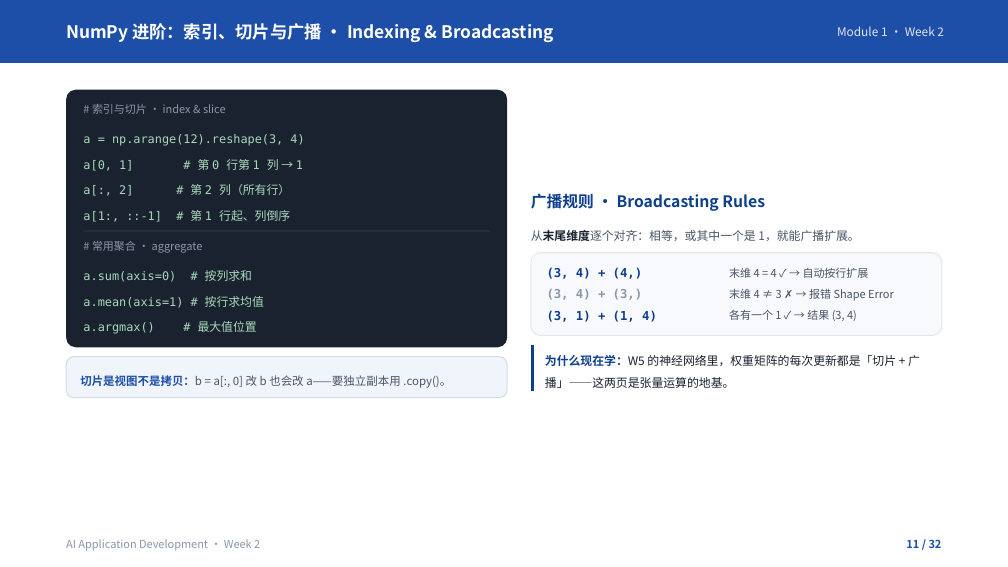
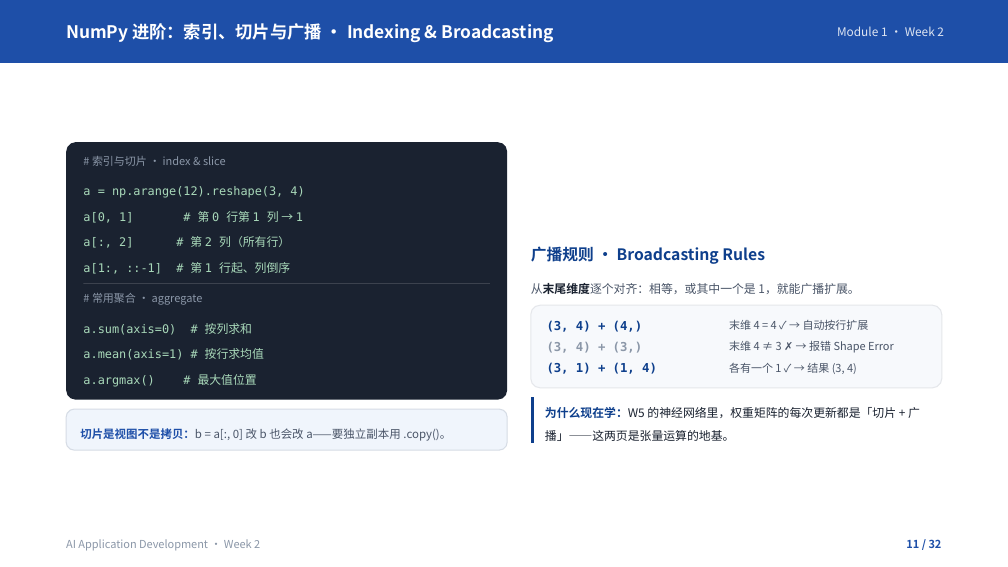
Before and after one commit to klausren/ai-application-development, a slide deck: slide 11 of lectures/week-02/lecture-zh.pptx. Drawn at 1008x567 pixels with LibreOffice and Linux fonts; fonts in the diff are those of the drawing; background and template pictures are left out. Boxes give left, top, right and bottom in pixels: in the first picture for what was removed or moved away, otherwise in the second. Text is boxed around its words. In the diff, an @@ line names an element or a change of style, - is before the commit and + after.

```diff
--- a/lectures/week-02/lecture-zh.pptx
+++ b/lectures/week-02/lecture-zh.pptx
@@ 5 texts, 2 rounded rectangles: place and size @@
-5 texts, 2 rounded rectangles at (67, 90, 869, 398)
+5 texts, 2 rounded rectangles at (67, 142, 869, 450)
@@ 9 texts, 1 rectangle, 1 rounded rectangle, 1 freeform shape: place and size @@
-9 texts, 1 rectangle, 1 rounded rectangle, 1 freeform shape at (80, 104, 945, 390)
+9 texts, 1 rectangle, 1 rounded rectangle, 1 freeform shape at (80, 156, 945, 443)
```
Also in this commit, not shown: 13 other slides changed, 1 other file.
